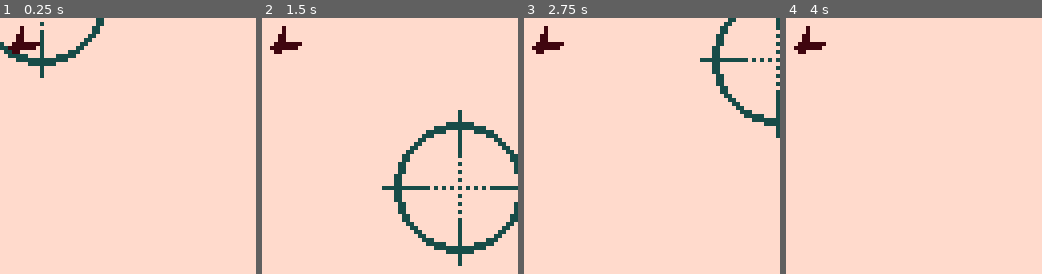
Above: before the commit, frames 1-4 (left to right).
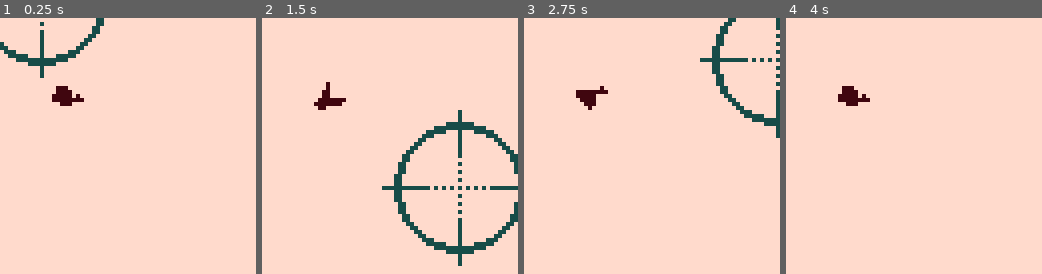
Above: after the commit, the same moments.

Repository: BurntRobot/Every-bird-is-fed-with-its-beak
Game: Godot game, scene res://Shooting/Shooting.tscn
The game is run twice, just before and just after one commit, with the same random seed, the same clock (stepped at 60 frames per second) and the same inputs. The project has no main scene, so this scene is started directly.
Inputs (mouse positions are % of the whole screen's width and height, from its top left):
- Up to frame 1 (0.25 s): no input
- Up to frame 2 (1.5 s): move the mouse to (72, 45) at 0.52 s; click (72, 45) at 0.6 s; move the mouse to (30, 55) at 1.27 s; click (30, 55) at 1.35 s
- Up to frame 3 (2.75 s): move the mouse to (60, 28) at 2.02 s; click (60, 28) at 2.1 s
- Up to frame 4 (4 s): move the mouse to (45, 70) at 2.77 s; click (45, 70) at 2.85 s; move the mouse to (80, 65) at 3.52 s; click (80, 65) at 3.6 s
The pictures show only the part of the screen within x 9-59%, y 16-66%; the shares and areas given below are measured in that part.

The runs differ from the first frame. In frame 1, 1.1% of the frame differs, in the area x 3-33%, y 3-35%; in frame 2, 1.1%; in frame 3, 1.1%; in frame 4, 1.1%.

Commit message:
Add collision and killing ducks.

Diff:
--- /dev/null
+++ b/Shooting/Duck.gd
@@ -0,0 +1,7 @@
+extends Area2D
+
+func _ready():
+	$AnimationPlayer.play("flying")
+
+func _process(delta):
+	pass
--- a/Shooting/Duck.tscn
+++ b/Shooting/Duck.tscn
@@ -1,6 +1,7 @@
-[gd_scene load_steps=4 format=2]
+[gd_scene load_steps=5 format=2]
 
-[ext_resource path="res://Shooting/Duck.png" type="Texture" id=1]
+[ext_resource path="res://Shooting/Duck.gd" type="Script" id=1]
+[ext_resource path="res://Shooting/Duck.png" type="Texture" id=2]
 
 [sub_resource type="Animation" id=1]
 resource_name = "flying"
@@ -36,10 +37,10 @@
 radius = 3.16069
 
 [node name="Duck" type="Area2D"]
-position = Vector2( 17, 26 )
+script = ExtResource( 1 )
 
 [node name="Sprite" type="Sprite" parent="."]
-texture = ExtResource( 1 )
+texture = ExtResource( 2 )
 hframes = 3
 frame = 2
 
@@ -47,5 +48,5 @@
 anims/flying = SubResource( 1 )
 
 [node name="CollisionShape2D" type="CollisionShape2D" parent="."]
-position = Vector2( 0, 0.00503302 )
+position = Vector2( 0, 0.0730022 )
 shape = SubResource( 2 )
--- a/Shooting/PlayerScope.gd
+++ b/Shooting/PlayerScope.gd
@@ -2,7 +2,7 @@
 
 var movement = Vector2()
 var speed = 4
-var target = null
+
 
 func _ready():
 	Input.set_mouse_mode(Input.MOUSE_MODE_HIDDEN)
@@ -12,8 +12,6 @@
 func _process(delta):
 	if Input.is_action_just_pressed("shoot"):
 		$AnimationPlayer.play("shoot")
-		if target:
-			pass
 	else:
 		if not $AnimationPlayer.is_playing():
 			$AnimationPlayer.play("idle")
@@ -21,10 +19,5 @@
 		movement = _mouse
 		movement = move_and_slide(movement * speed)
 
-func _on_Duck_body_entered(body):
-	if body == self:
-		pass
-
-func _on_Duck_body_exited(body):
-	if body == self:
-		target = null
+func _on_Area2D_area_entered(area):
+	area.free()
--- a/Shooting/PlayerScope.tscn
+++ b/Shooting/PlayerScope.tscn
@@ -21,7 +21,7 @@
 "times": PoolRealArray( 0, 1, 2 )
 }
 tracks/1/type = "bezier"
-tracks/1/path = NodePath("CollisionShape2D:position:y")
+tracks/1/path = NodePath("Area2D:position:y")
 tracks/1/interp = 1
 tracks/1/loop_wrap = true
 tracks/1/imported = false
@@ -45,41 +45,36 @@
 "times": PoolRealArray( 0, 0.4, 1 )
 }
 tracks/1/type = "value"
-tracks/1/path = NodePath("CollisionShape2D:disabled")
+tracks/1/path = NodePath("Area2D/CollisionShape2D:disabled")
 tracks/1/interp = 1
 tracks/1/loop_wrap = true
 tracks/1/imported = false
 tracks/1/enabled = true
 tracks/1/keys = {
-"times": PoolRealArray( 0, 1 ),
-"transitions": PoolRealArray( 1, 1 ),
+"times": PoolRealArray( 0, 0.3, 0.9 ),
+"transitions": PoolRealArray( 1, 1, 1 ),
 "update": 1,
-"values": [ true, false ]
-}
-tracks/2/type = "value"
-tracks/2/path = NodePath("CollisionShape2D:visible")
-tracks/2/interp = 1
-tracks/2/loop_wrap = true
-tracks/2/imported = false
-tracks/2/enabled = true
-tracks/2/keys = {
-"times": PoolRealArray( 0, 1 ),
-"transitions": PoolRealArray( 1, 1 ),
-"update": 1,
-"values": [ false, true ]
+"values": [ false, true, true ]
 }
 
 [node name="PlayerScope" type="KinematicBody2D"]
 script = ExtResource( 1 )
 
 [node name="Sprite" type="Sprite" parent="."]
-position = Vector2( 0, -4 )
 texture = ExtResource( 2 )
 
 [node name="CollisionShape2D" type="CollisionShape2D" parent="."]
-position = Vector2( 0, -4 )
+visible = false
 shape = SubResource( 1 )
+disabled = true
 
 [node name="AnimationPlayer" type="AnimationPlayer" parent="."]
 anims/idle = SubResource( 2 )
 anims/shoot = SubResource( 3 )
+
+[node name="Area2D" type="Area2D" parent="."]
+
+[node name="CollisionShape2D" type="CollisionShape2D" parent="Area2D"]
+shape = SubResource( 1 )
+disabled = true
+[connection signal="area_entered" from="Area2D" to="." method="_on_Area2D_area_entered"]
--- /dev/null
+++ b/Shooting/Shooting.gd
@@ -0,0 +1,4 @@
+extends Node
+
+func _ready():
+	pass # Replace with function body.
--- a/Shooting/Shooting.tscn
+++ b/Shooting/Shooting.tscn
@@ -1,19 +1,22 @@
-[gd_scene load_steps=4 format=2]
+[gd_scene load_steps=5 format=2]
 
-[ext_resource path="res://Shooting/Frame.png" type="Texture" id=1]
-[ext_resource path="res://Shooting/PlayerScope.tscn" type="PackedScene" id=2]
-[ext_resource path="res://Shooting/Duck.tscn" type="PackedScene" id=3]
+[ext_resource path="res://Shooting/Shooting.gd" type="Script" id=1]
+[ext_resource path="res://Shooting/Frame.png" type="Texture" id=2]
+[ext_resource path="res://Shooting/PlayerScope.tscn" type="PackedScene" id=3]
+[ext_resource path="res://Shooting/Duck.tscn" type="PackedScene" id=4]
 
 [node name="Shooting" type="Node"]
+script = ExtResource( 1 )
 
 [node name="Frame" type="TextureRect" parent="."]
 anchor_right = 1.0
 anchor_bottom = 1.0
-texture = ExtResource( 1 )
+texture = ExtResource( 2 )
 
-[node name="PlayerScope" parent="." instance=ExtResource( 2 )]
+[node name="PlayerScope" parent="." instance=ExtResource( 3 )]
 position = Vector2( 59, 46 )
 
-[node name="Duck" parent="." instance=ExtResource( 3 )]
-[connection signal="body_entered" from="Duck" to="PlayerScope" method="_on_Duck_body_entered"]
-[connection signal="body_exited" from="Duck" to="PlayerScope" method="_on_Duck_body_exited"]
+[node name="ducks" type="Node2D" parent="."]
+
+[node name="Duck" parent="ducks" instance=ExtResource( 4 )]
+position = Vector2( 28.1967, 39.528 )
